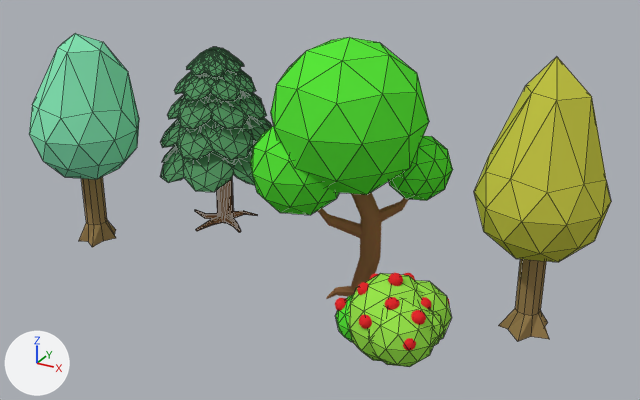
Two versions of the Blender file blender/dev/3d/assets/forest_asset.blend, one commit apart.
The view is the same before and after, from a 50 mm camera at (12.71, -22.76, 13.72) aimed at (0.66, -0.85, 2.76). The lights are fixed; the arrows at lower left show +X, +Y and +Z. Mesh edges are drawn as thin lines on the coarser meshes.

The older version as bpy lines, for what is in view:
```python
ob_berry_bush_bush = bpy.data.objects.new('berry bush bush', me_icosphere_023)
ob_berry_bush_bush.location = (5.18, -3.4, 0.92)
ob_berry_bush_bush.scale = (0.339, 0.348, 0.337)
ob_small_tree_leaves = bpy.data.objects.new('small tree leaves', me_icosphere_014)
ob_small_tree_leaves.location = (7.29, -0.35, 4.59)
ob_small_tree_trunk = bpy.data.objects.new('small tree trunk', me_cylinder_003)
ob_small_tree_trunk.location = (7.29, -1.32, 1.86)
ob_small_tree_trunk.scale = (2.12, 2.12, 2.12)
ob_wide_tree_leaves = bpy.data.objects.new('wide tree leaves', me_icosphere_015)
ob_wide_tree_leaves.location = (-7.71, -1.86, 4.59)
ob_wide_tree_trunk = bpy.data.objects.new('wide tree trunk', me_cylinder_004)
ob_wide_tree_trunk.location = (-8.22, -2.45, 1.86)
ob_wide_tree_trunk.rotation_euler = (0.0, 0.0, -0.789)  # degrees (0, 0, -45)
ob_wide_tree_trunk.scale = (2.12, 2.12, 2.12)
# also in view: 'needle tree' at (-4.2, 0.88, 3.34); 'branched tree leaves 3' at (0.46, -1.76, 4.15); 'branched tree leaves 1' at (3.5, 0.02, 4.07); 'branched tree trunk' at (2.2, -0.89, 2.34); 'branched tree leaves 2' at (1.68, -0.99, 5.64)
```
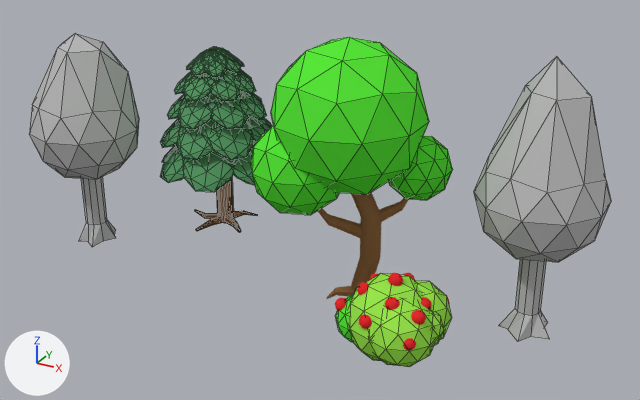
The change, as a diff of the scene's bpy script:
```diff
--- a/blender/dev/3d/assets/forest_asset.blend.py
+++ b/blender/dev/3d/assets/forest_asset.blend.py
@@ mat_wide_tree_leaves_texture @@
+mat_wide_tree_leaves_texture = principled_material('wide tree leaves texture')
+mat_wide_tree_leaves_texture.base_color = (0.5, 0.5, 0.5)  # grey #bcbcbc
@@ mat_wide_tree_trunk_material @@
+mat_wide_tree_trunk_material = principled_material('wide tree trunk material')
+mat_wide_tree_trunk_material.base_color = (0.5, 0.5, 0.5)  # grey #bcbcbc
@@ mat_small_tree_leaves_texture @@
+mat_small_tree_leaves_texture = principled_material('small tree leaves texture')
+mat_small_tree_leaves_texture.base_color = (0.5, 0.5, 0.5)  # grey #bcbcbc
@@ mat_small_tree_trunk_material @@
+mat_small_tree_trunk_material = principled_material('small tree trunk material')
+mat_small_tree_trunk_material.base_color = (0.5, 0.5, 0.5)  # grey #bcbcbc
@@ me_cylinder_003 @@
 me_cylinder_003.from_pydata(...)  # 30 vertices, 22 faces; spans x -0.35..0.36, y 0.0..0.67, z -0.89..1.51
-me_cylinder_003.materials.append(mat_material_004)  # brown #9b8051
+me_cylinder_003.materials.append(mat_small_tree_trunk_material)  # grey #bcbcbc
@@ me_icosphere_014 @@
 me_icosphere_014.from_pydata(...)  # 42 vertices, 80 faces; spans x -1.74..1.74, y -1.83..1.83, z -2.36..3.37
-me_icosphere_014.materials.append(mat_material_005)  # yellow #c8c947
+me_icosphere_014.materials.append(mat_small_tree_leaves_texture)  # grey #bcbcbc
@@ me_cylinder_004 @@
 me_cylinder_004.from_pydata(...)  # 30 vertices, 22 faces; spans x -0.35..0.36, y 0.05..0.67, z -0.89..1.51
-me_cylinder_004.materials.append(mat_material_004)  # brown #9b8051
+me_cylinder_004.materials.append(mat_wide_tree_trunk_material)  # grey #bcbcbc
@@ me_icosphere_015 @@
 me_icosphere_015.from_pydata(...)  # 42 vertices, 80 faces; spans x -1.74..1.74, y -1.83..1.83, z -2.36..2.61
-me_icosphere_015.materials.append(mat_material_006)  # green #86e7b6
+me_icosphere_015.materials.append(mat_wide_tree_leaves_texture)  # grey #bcbcbc
```

Changed parts and their boxes [x1, y1, x2, y2] in the pictures (640 x 400 px):
'small tree leaves', recoloured (yellow to grey)
    both: [474, 57, 611, 262]
'wide tree leaves', recoloured (green to grey)
    both: [29, 33, 139, 179]
'small tree trunk', recoloured (brown to grey)
    both: [498, 259, 549, 341]
'wide tree trunk', recoloured (brown to grey)
    both: [79, 177, 116, 247]
